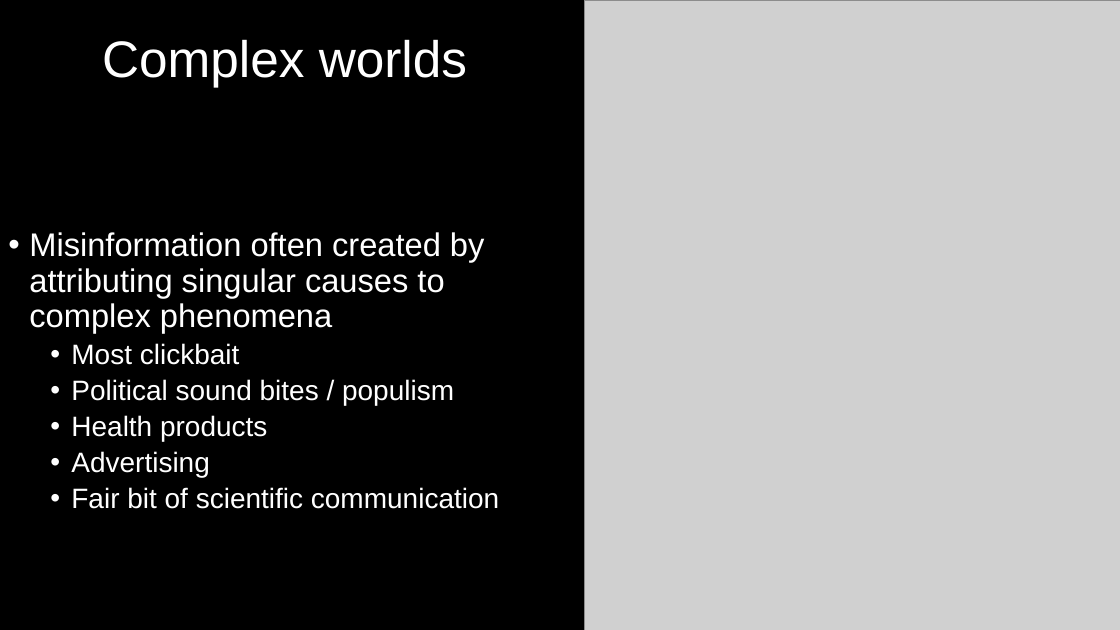
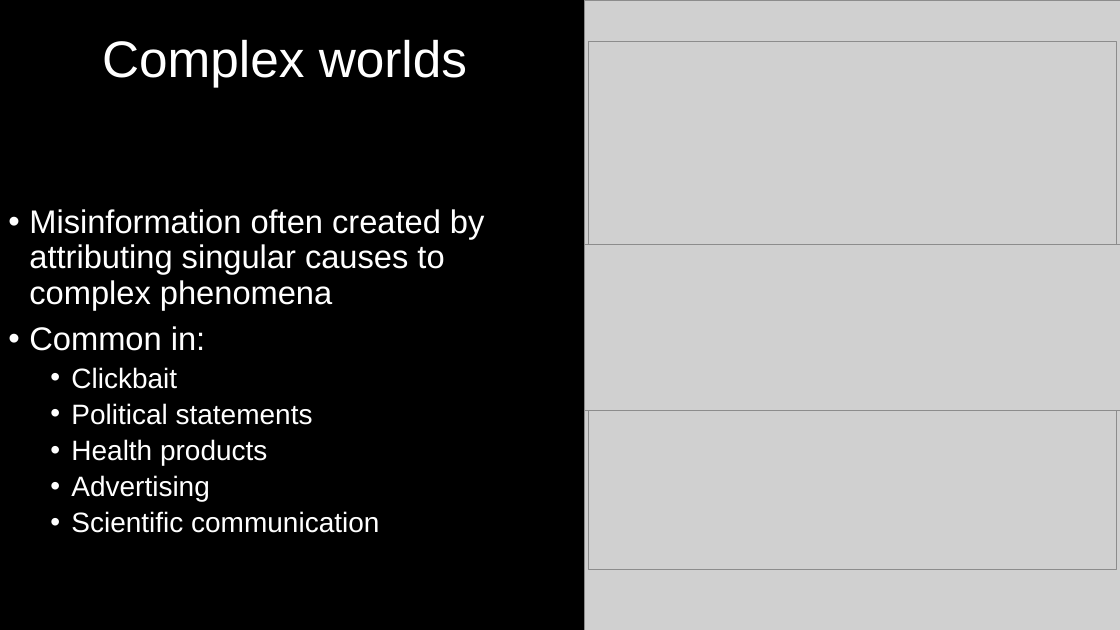
Before and after one commit to DeonRoos/stats-for-biologists, a slide deck: slide 10 of Lecture 9 - Multivariate LM/Slides/Lecutre 7.1 Multiple LM theory.pptx. Drawn at 1120x630 pixels with LibreOffice and Linux fonts; fonts in the diff are those of the drawing; grey boxes stand for pictures. Boxes give left, top, right and bottom in pixels: in the first picture for what was removed or moved away, otherwise in the second. Text is boxed around its words. In the diff, an @@ line names an element or a change of style, - is before the commit and + after.

```diff
--- a/Lecture 9 - Multivariate LM/Slides/Lecutre 7.1 Multiple LM theory.pptx
+++ b/Lecture 9 - Multivariate LM/Slides/Lecutre 7.1 Multiple LM theory.pptx
@@ picture added at <box>588,41,1117,570</box> @@
@@ picture added at <box>584,245,1120,410</box> @@
@@ text at <box>29,326,313,425</box>: text changed @@
-  • Most clickbait
-  • Political sound bites / populism
+• Common in:
+  • Clickbait
+  • Political statements
@@ text at <box>71,511,379,533</box>: text changed @@
-  • Fair bit of scientific communication
+  • Scientific communication
```
Also in this commit, not shown: 6 other slides changed, 11 slides added, 2 slides removed, 9 other files.
